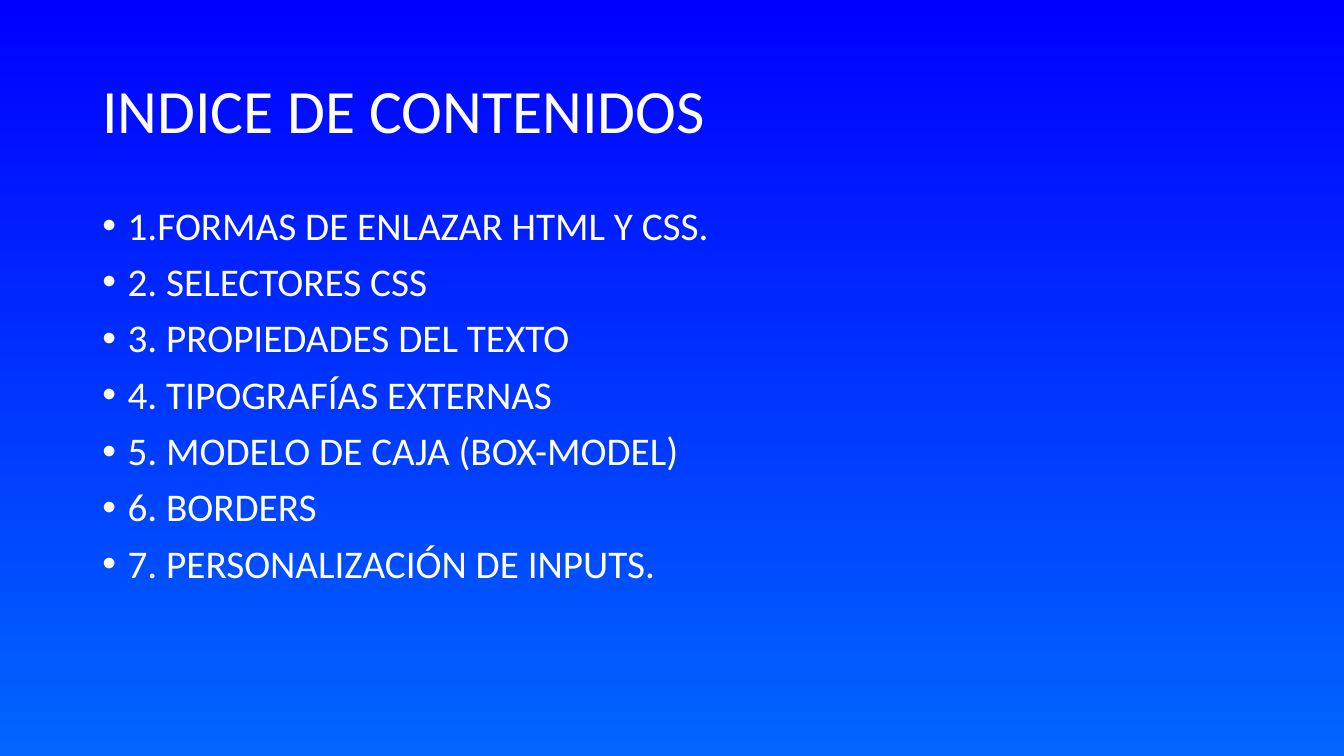
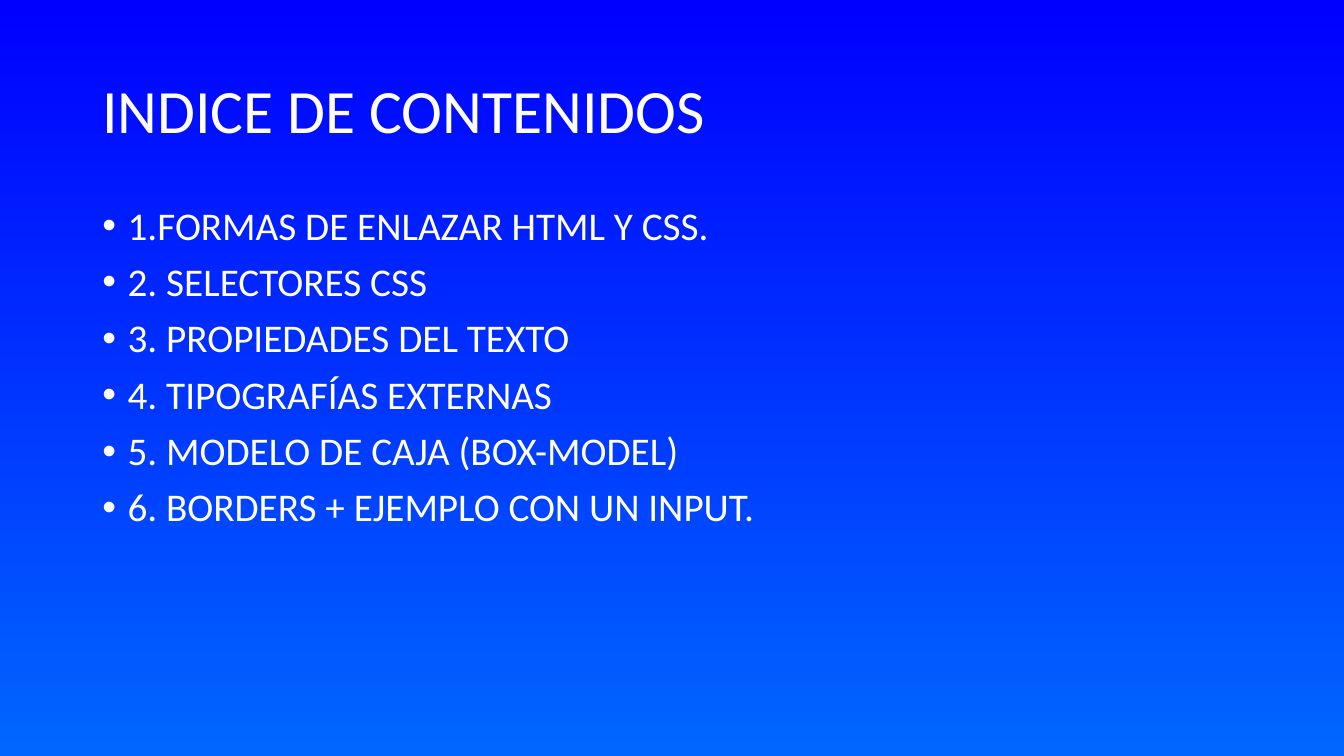
Before and after one commit to WalterDeRacagua/Curso-de-HTML-y-CSS, a slide deck: slide 2 of CSS/TEORÍA/INTRODUCCIÓN A CSS.odp. Drawn at 1344x756 pixels with LibreOffice and Linux fonts; fonts in the diff are those of the drawing. Boxes give left, top, right and bottom in pixels: in the first picture for what was removed or moved away, otherwise in the second. Text is boxed around its words. In the diff, an @@ line names an element or a change of style, - is before the commit and + after.

```diff
--- a/CSS/TEORÍA/INTRODUCCIÓN A CSS.odp
+++ b/CSS/TEORÍA/INTRODUCCIÓN A CSS.odp
@@ text at [128,494,754,522]: text changed @@
-• 6. BORDERS
-• 7. PERSONALIZACIÓN DE INPUTS.
+• 6. BORDERS + EJEMPLO CON UN INPUT.
```
Also in this commit, not shown: 15 slides added.
